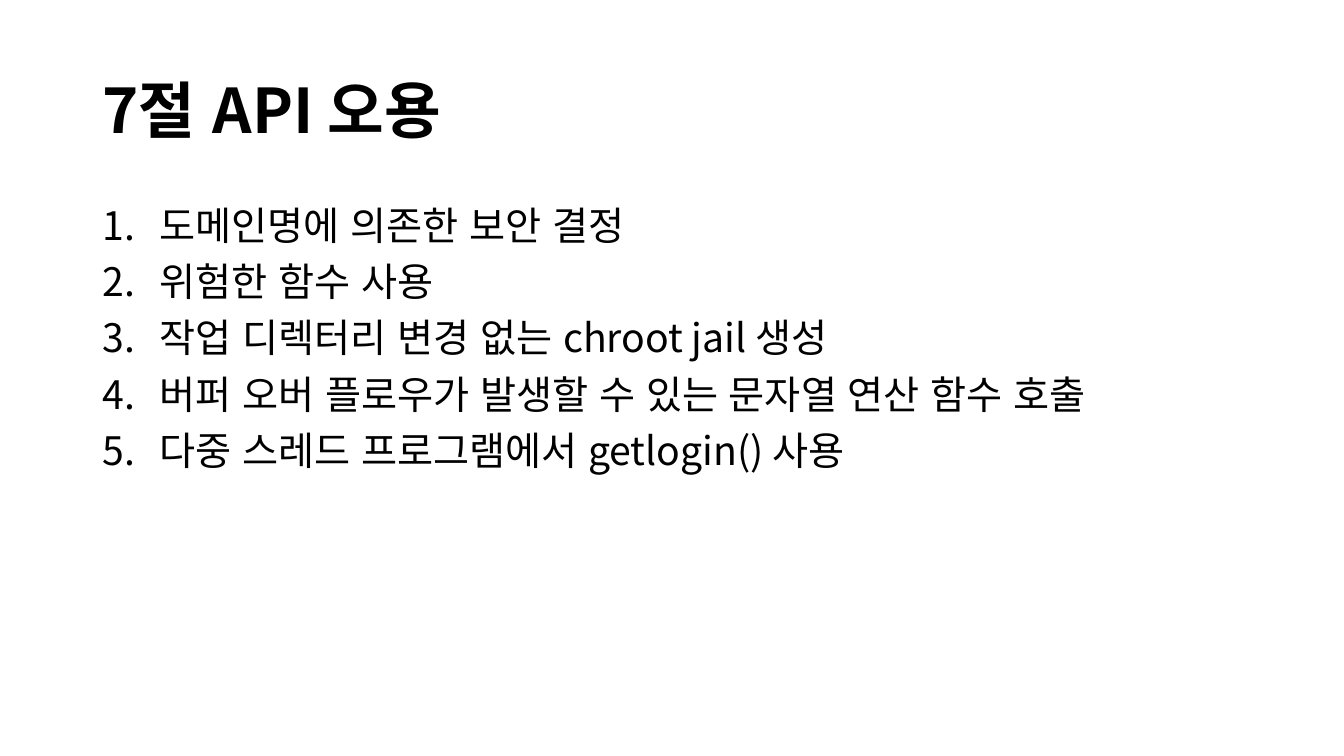
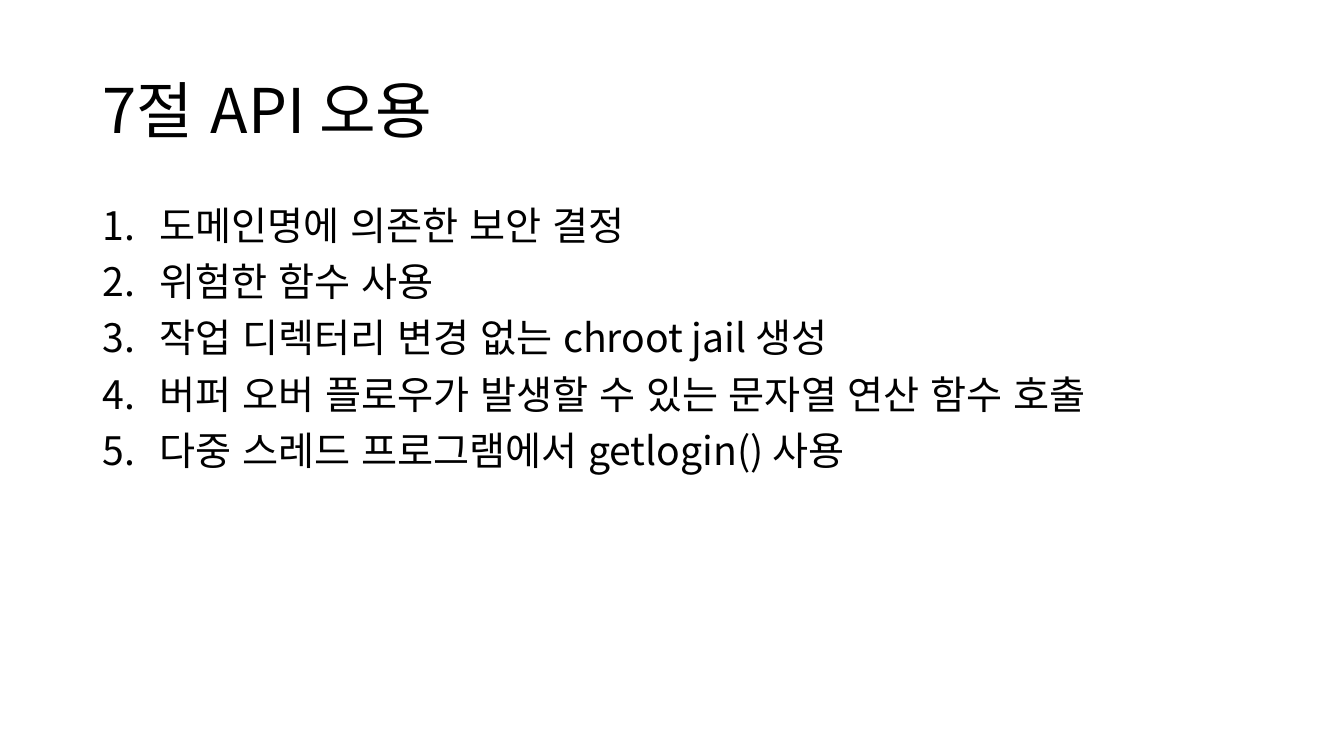
Before and after one commit to Klaxon9718/YUHAN_-security, a slide deck: slide 10 of 발표자료/Secure Coding 발표자료.pptx. Drawn at 1344x756 pixels with LibreOffice and Linux fonts; fonts in the diff are those of the drawing. Boxes give left, top, right and bottom in pixels: in the first picture for what was removed or moved away, otherwise in the second. Text is boxed around its words. In the diff, an @@ line names an element or a change of style, - is before the commit and + after.

```diff
--- a/발표자료/Secure Coding 발표자료.pptx
+++ b/발표자료/Secure Coding 발표자료.pptx
@@ title "7절 API 오용" at bbox=[102, 82, 432, 138]: bold off @@
```
Also in this commit, not shown: 3 other slides changed.
